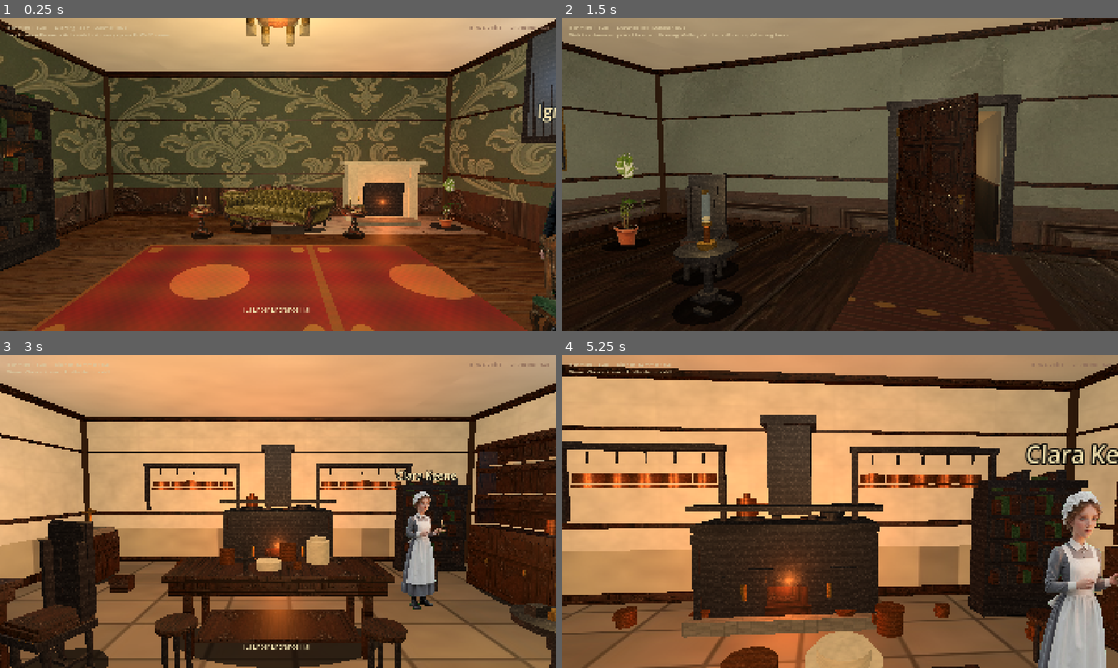
Above: before the commit, frames 1-4 (two rows, left to right).
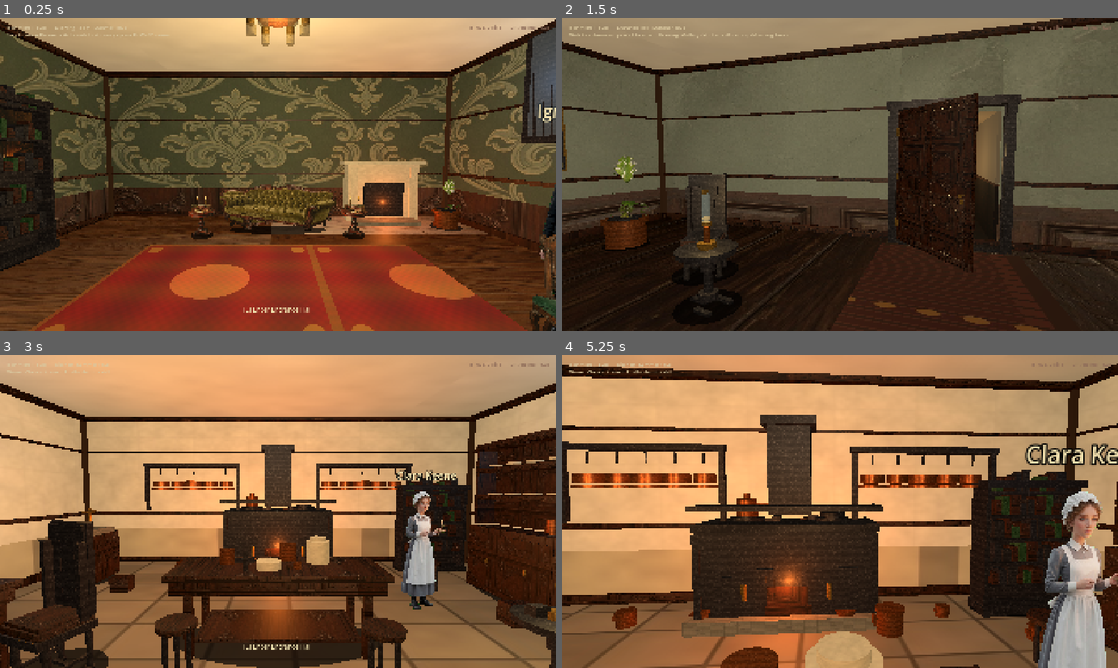
Above: after the commit, the same moments.

Repository: drakewing-eng/aetheric-engine
Game: Godot game, scene res://scenes/fps_main.tscn
The game is run twice, just before and just after one commit, with the same random seed, the same clock (stepped at 60 frames per second) and the same inputs.
Inputs (mouse positions are in pixels of both pictures, inside the frame that each line leads up to):
- Up to frame 1 (0.25 s): no input
- Up to frame 2 (1.5 s): tap Enter at 0.5 s; move the mouse to (867, 174) at 0.52 s; hold E (interact) 0.53-1.28 s; hold W (move_forward) from 0.53 s (still down); click (867, 174) at 0.67 s; move the mouse to (812, 174) at 1.27 s; tap E (interact) at 1.35 s
- Up to frame 3 (3 s): keep holding W (move_forward); tap E (interact) at 2, 2.85 s; move the mouse to (289, 505) at 2.02 s; hold E (interact) 2.03-2.78 s; move the mouse to (272, 517) at 2.77 s; click (272, 517) at 2.92 s
- Up to frame 4 (5.25 s): keep holding W (move_forward); move the mouse to (878, 514) at 3.52 s; hold E (interact) 3.53-4.28 s; move the mouse to (795, 508) at 4.27 s; tap E (interact) at 4.35 s; tap Enter at 5 s; move the mouse to (845, 511) at 5.02 s; hold E (interact) from 5.03 s (still down); click (845, 511) at 5.17 s

The runs differ from the first frame. In frame 1, 0.3% of the frame differs, in the area x 77-83%, y 51-68%; in frame 2, 0.9%; in frame 3, 0.2%; in frame 4, 1.7%, in the area x 0-100%, y 3-100%.

Commit message:
visual loop 10: mesh pots under plants, workshop tools+chandeliers, kitchen denser

Diff:
--- a/aetheric-engine-godot/scripts/fps_props.gd
+++ b/aetheric-engine-godot/scripts/fps_props.gd
@@ -753,10 +753,12 @@
 			bp["width"] = prop.get("width", 0.9 * float(prop.get("scale", 1.0)))
 			bp["height"] = prop.get("height", 1.4 * float(prop.get("scale", 1.0)))
 			bp["solid"] = true
-			# FIXED_Y only — cross_planes doubled the pot silhouette (looked like two pots)
+			# FIXED_Y only — cross_planes doubled the pot silhouette.
+			# Mesh terracotta pot under card so feet never float if PNG pot is sparse.
 			bp["face_camera"] = true
 			bp["cross_planes"] = false
-			bp["sink"] = 0.06
+			bp["sink"] = 0.1
+			bp["mesh_pot"] = true
 			return _make_billboard_prop(bp)
 	var root := Node3D.new()
 	root.name = "Plant"
@@ -1152,6 +1154,14 @@
 	var solid: bool = prop.get("solid", true)
 	var face_camera: bool = bool(prop.get("face_camera", false))
 	var cross_planes: bool = bool(prop.get("cross_planes", face_camera))
+	var mesh_pot: bool = bool(prop.get("mesh_pot", false))
+
+	if mesh_pot:
+		# Real pot at ground so card foliage can float without whole plant hovering
+		var pot_s: float = clampf(width * 0.55, 0.35, 0.7)
+		_add_cylinder(root, Vector3(0, 0.18 * pot_s / 0.4, 0), 0.22 * pot_s / 0.4, 0.32 * pot_s / 0.4, CLAY, true, 0.72)
+		_add_cylinder(root, Vector3(0, 0.34 * pot_s / 0.4, 0), 0.26 * pot_s / 0.4, 0.05 * pot_s / 0.4, CLAY.lightened(0.1), false, 0.7)
+		_add_cylinder(root, Vector3(0, 0.36 * pot_s / 0.4, 0), 0.18 * pot_s / 0.4, 0.04 * pot_s / 0.4, Color(0.16, 0.1, 0.06), false)
 
 	var mesh := QuadMesh.new()
 	mesh.size = Vector2(width, height)
@@ -1164,7 +1174,7 @@
 		mat.albedo_color = MAHOGANY
 	mat.transparency = BaseMaterial3D.TRANSPARENCY_ALPHA_SCISSOR
 	# Higher threshold kills dark rembg fringe on plant cutouts
-	mat.alpha_scissor_threshold = 0.55 if (face_camera or cross_planes) else 0.45
+	mat.alpha_scissor_threshold = 0.5 if (face_camera or cross_planes) else 0.45
 	mat.cull_mode = BaseMaterial3D.CULL_DISABLED
 	mat.shading_mode = BaseMaterial3D.SHADING_MODE_PER_PIXEL
 	mat.texture_filter = BaseMaterial3D.TEXTURE_FILTER_LINEAR_WITH_MIPMAPS
--- a/aetheric-engine-godot/scripts/fps_rooms.gd
+++ b/aetheric-engine-godot/scripts/fps_rooms.gd
@@ -429,6 +429,7 @@
 			{"kind": "workbench", "pos": [0.2, 0.0, 2.2], "yaw": 180.0, "width": 2.0},
 			{"kind": "tool_rack", "pos": [-4.3, 0.0, 1.2], "yaw": 90.0},
 			{"kind": "tool_rack", "pos": [-4.3, 0.0, -1.5], "yaw": 90.0},
+			{"kind": "tool_rack", "pos": [-4.3, 0.0, 2.8], "yaw": 90.0},
 			{"kind": "crate", "pos": [3.5, 0.0, 2.5], "scale": 1.0},
 			{"kind": "crate", "pos": [2.9, 0.0, 2.9], "scale": 0.75},
 			{"kind": "crate", "pos": [-3.5, 0.0, 3.2], "scale": 0.9},
@@ -450,7 +451,10 @@
 			{"kind": "chalk_board", "pos": [4.3, 0.0, -1.5], "yaw": -90.0},
 			{"kind": "chalk_board", "pos": [-2.0, 0.0, -4.1], "yaw": 0.0},
 			{"kind": "tool_rack", "pos": [4.3, 0.0, 2.0], "yaw": -90.0},
-			# Floor density (was empty expanse)
+			{"kind": "tool_rack", "pos": [4.3, 0.0, -3.0], "yaw": -90.0},
+			# Warm hanging lights + denser floor
+			{"kind": "chandelier", "pos": [-2.0, 0.0, -1.0], "hang": 3.0},
+			{"kind": "chandelier", "pos": [2.0, 0.0, 1.0], "hang": 3.0},
 			{
 				"kind": "rug",
 				"pos": [0.0, 0.0, 0.0],
@@ -461,6 +465,7 @@
 			{"kind": "crate", "pos": [-2.0, 0.0, 2.8], "scale": 0.55},
 			{"kind": "copper_pot", "pos": [2.2, 0.0, 1.2], "scale": 0.7},
 			{"kind": "stool", "pos": [-3.0, 0.0, 0.5], "yaw": 45.0},
+			{"kind": "workbench", "pos": [-2.0, 0.0, 3.0], "yaw": 10.0, "width": 1.8},
 		],
 		"doors": [
 			{
@@ -626,6 +631,11 @@
 			{"kind": "bookshelf", "pos": [0.0, 0.0, 3.55], "yaw": 180.0, "width": 1.6, "height": 1.2},
 			{"kind": "copper_pot", "pos": [-2.8, 0.0, 2.5], "scale": 0.65},
 			{"kind": "crate", "pos": [2.6, 0.0, 2.0], "scale": 0.55},
+			# Side wall density (pale plaster expanse)
+			{"kind": "dresser", "pos": [-3.6, 0.0, -1.5], "yaw": 90.0},
+			{"kind": "copper_pot", "pos": [3.5, 0.0, 0.5], "scale": 1.0},
+			{"kind": "copper_pot", "pos": [3.5, 0.0, -0.2], "scale": 0.75},
+			{"kind": "crate", "pos": [-3.0, 0.0, 0.8], "scale": 0.6},
 		],
 		"doors": [
 			{
